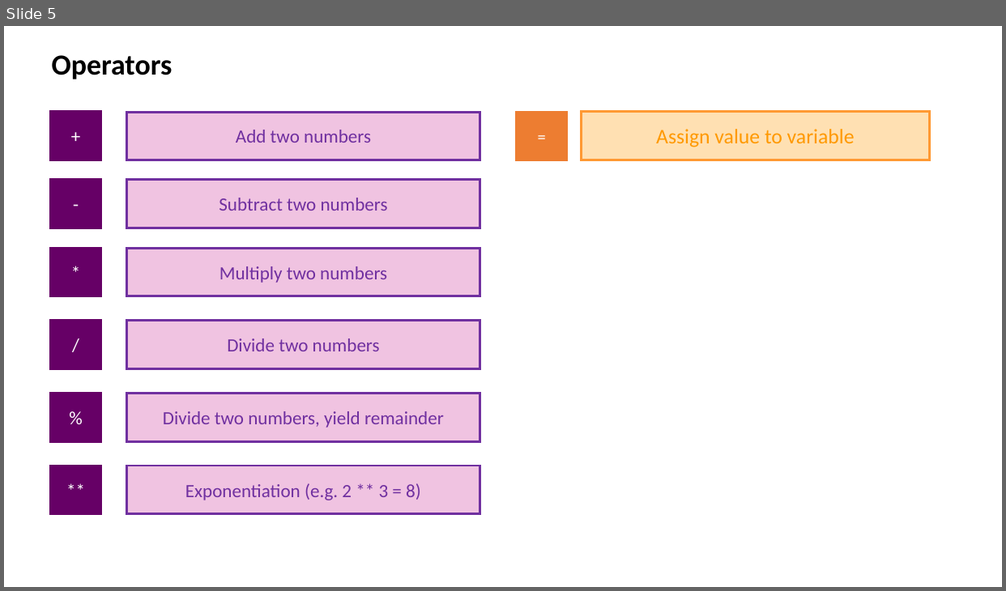
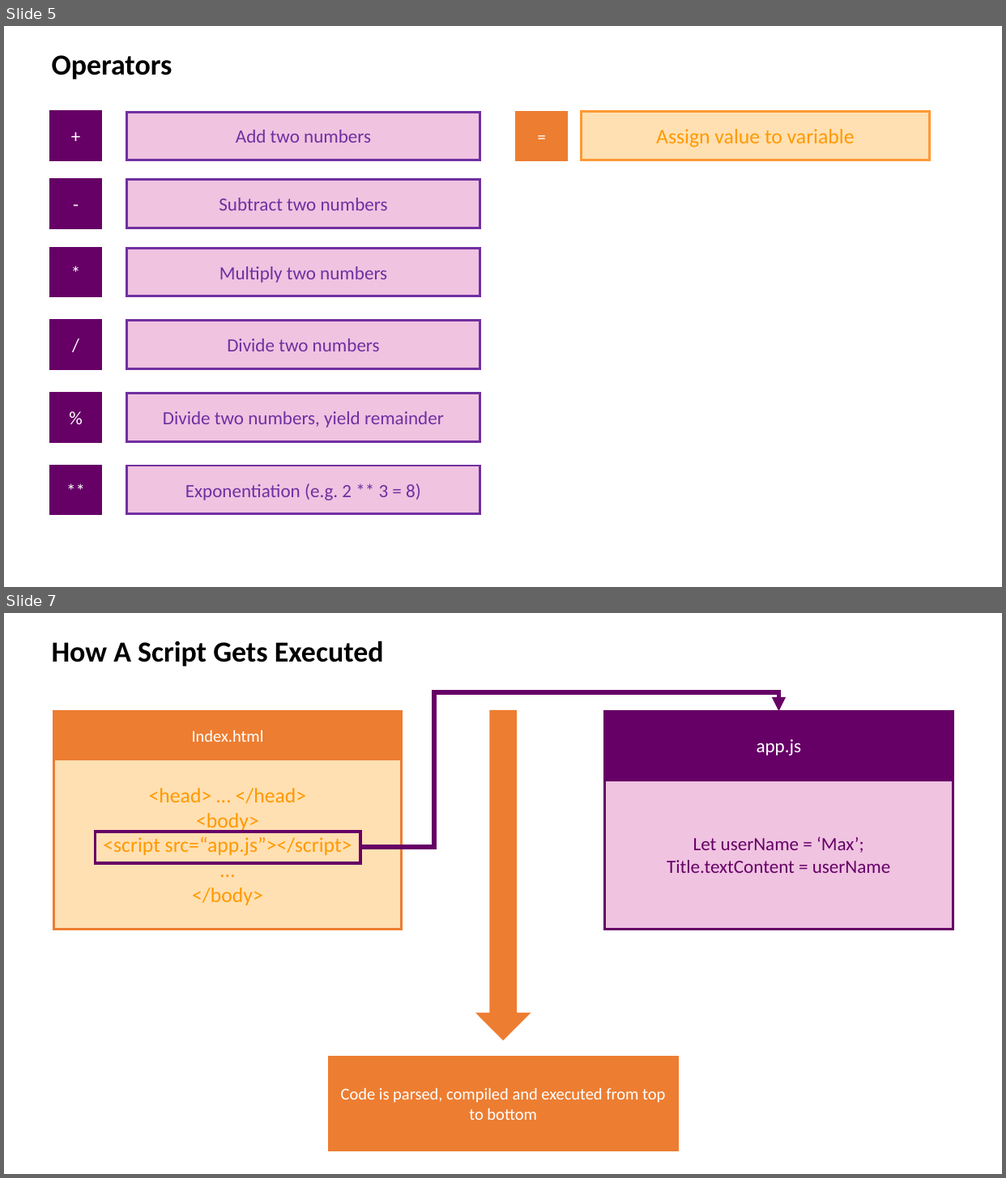
Before and after one commit to drronidz/JavaScript-The-Complete-Guide-2020, a slide deck: 2. Basics Variables, Data Types, Operators & Functions/docs/Introduction.pptx. Shown one above the other, each under a label of ours: slide 5 before the commit, slides 5 and 7 after it; the slides between them are not shown. The pictures are 1006x591 and 1006x1178 pixels, drawn with LibreOffice and Linux fonts; fonts in the diff are those of the drawing. Boxes give left, top, right and bottom in pixels: in the first picture for what was removed or moved away, otherwise in the second. Text is boxed around its words. In the diff, an @@ line names an element or a change of style, - is before the commit and + after.

```diff
--- a/2. Basics Variables, Data Types, Operators & Functions/docs/Introduction.pptx
+++ b/2. Basics Variables, Data Types, Operators & Functions/docs/Introduction.pptx
@@ slide 7 added at (4, 613, 1002, 1174), background #FFFFFF @@
@@ text added at (52, 641, 384, 666), 28 pt, text #000000, bold @@
+How A Script Gets Executed
@@ elbow arrow added from (360, 847) to (779, 711), #660066 4.5 pt @@
@@ rectangle added at (53, 711, 402, 760), fill #ED7D31, outline #ED7D31 2.25 pt, 16 pt, text #FFFFFF @@
+Index.html
@@ down arrow added at (479, 711, 529, 1039), fill #ED7D31, outline #ED7D31 2.25 pt @@
@@ rectangle added at (605, 711, 953, 778), fill #660066, outline #660066 2.25 pt, 18 pt, text #FFFFFF @@
+app.js
@@ rectangle added at (53, 760, 402, 929), fill #FF9900 at 30% opacity, outline #ED7D31 2.25 pt, 20 pt, text #FF9900 @@
+<head> … </head>
+<body>
+<script src=“app.js”></script>
+…
+</body>
@@ rectangle added at (605, 780, 953, 929), fill #CC3399 at 29% opacity, outline #660066 2.25 pt, 18 pt, text #660066 @@
+Let userName = ‘Max’;
+Title.textContent = userName
@@ rectangle added at (96, 832, 360, 863), outline #660066 3 pt @@
@@ rectangle added at (329, 1057, 677, 1150), fill #ED7D31, outline #ED7D31 2.25 pt, 16 pt, text #FFFFFF @@
+Code is parsed, compiled and executed from top to bottom
```
Also in this commit, not shown: 1 slide changed, 1 other file.
